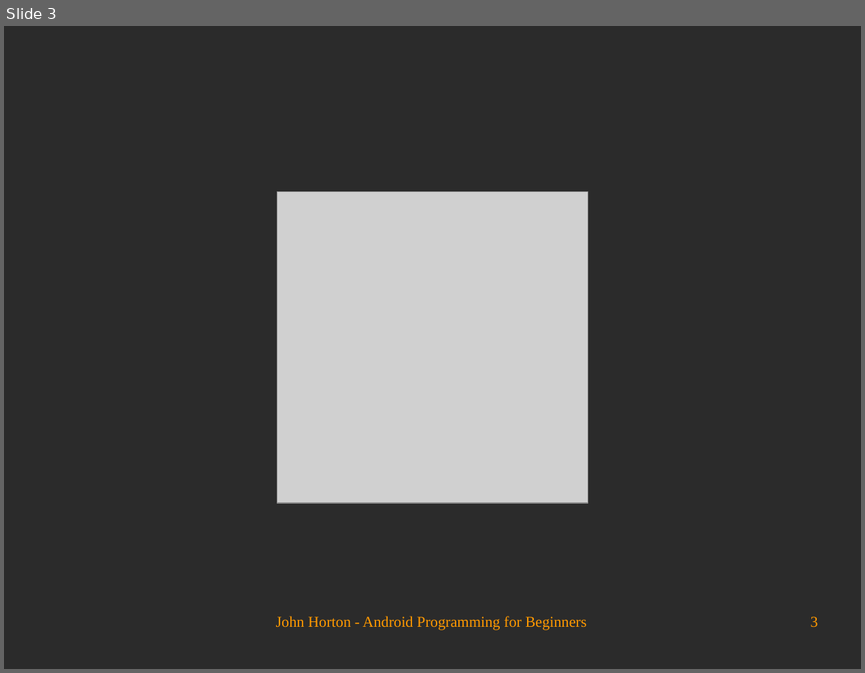
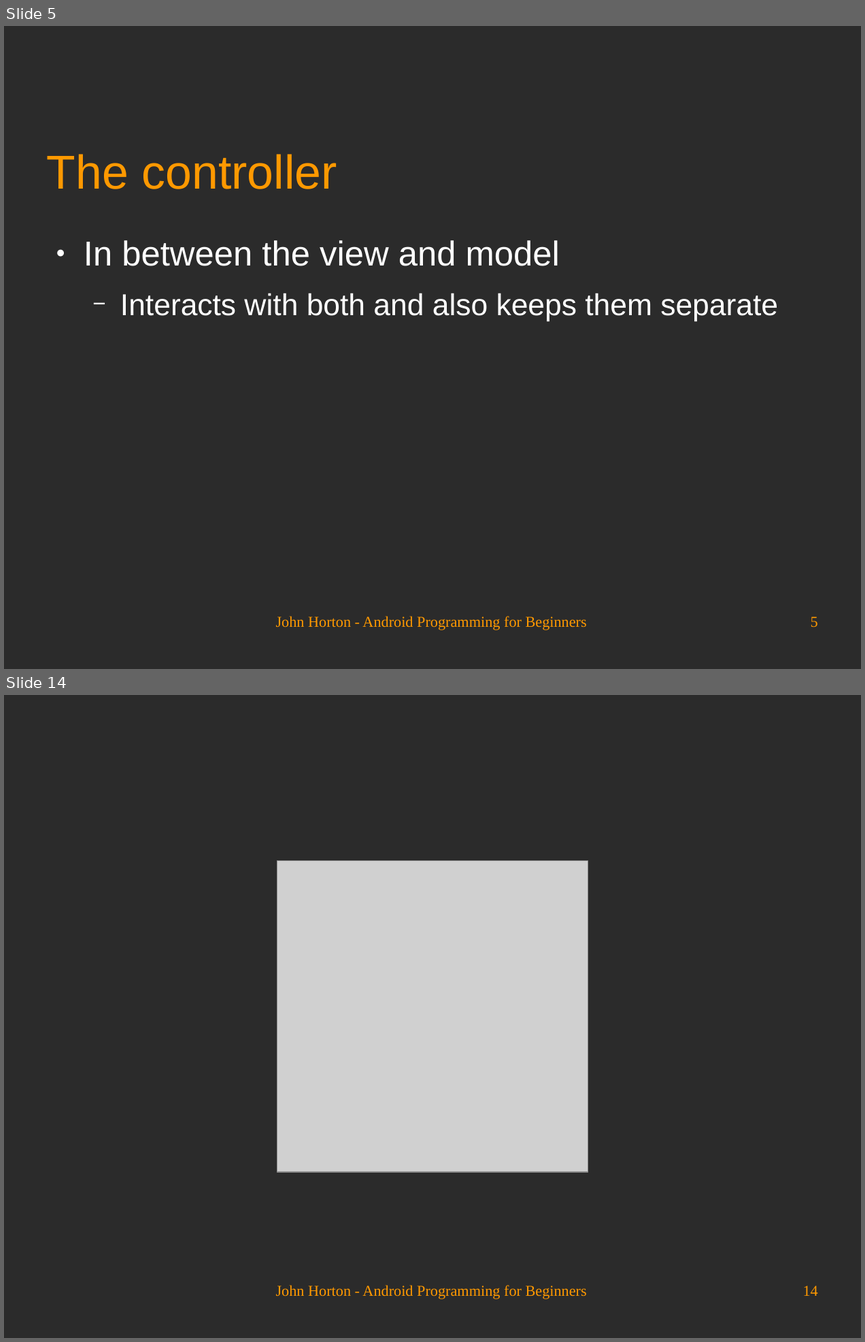
Before and after one commit to Academy-Soft-Intellect/Android-Programming-for-Beginners, a slide deck: 18_Design_Patterns_Fragments_and_the_Real_World.odp. Shown one above the other, each under a label of ours: slide 3 before the commit, slides 5 and 14 after it; the slides between them are not shown. The pictures are 865x673 and 865x1342 pixels, drawn with LibreOffice and Linux fonts; fonts in the diff are those of the drawing; grey boxes stand for pictures; background and template pictures are left out; a plain dark background stands for a picture behind light text. Boxes give left, top, right and bottom in pixels: in the first picture for what was removed or moved away, otherwise in the second. Text is boxed around its words. In the diff, an @@ line names an element or a change of style, - is before the commit and + after.

```diff
--- a/18_Design_Patterns_Fragments_and_the_Real_World.odp
+++ b/18_Design_Patterns_Fragments_and_the_Real_World.odp
@@ slide 5 added at (4, 26, 861, 669), background picture (left out) @@
@@ title added at (47, 154, 337, 189), 44 pt, text #FF9900 @@
+The controller
@@ text added at (84, 240, 778, 321), 28 pt, text #FFFFFF @@
+● In between the view and model
+  − Interacts with both and also keeps them separate
@@ text added at (276, 616, 587, 630), 14 pt, text #FF9900 @@
+John Horton - Android Programming for Beginners
@@ page number added at (810, 616, 818, 627), 14 pt, text #FF9900 @@
+5
@@ what was slide 3 is now slide 14 @@
@@ page number at (803, 1285, 818, 1295): text changed @@
-3
+14
```
Also in this commit, not shown: 2 slides changed, 10 other slides added.
